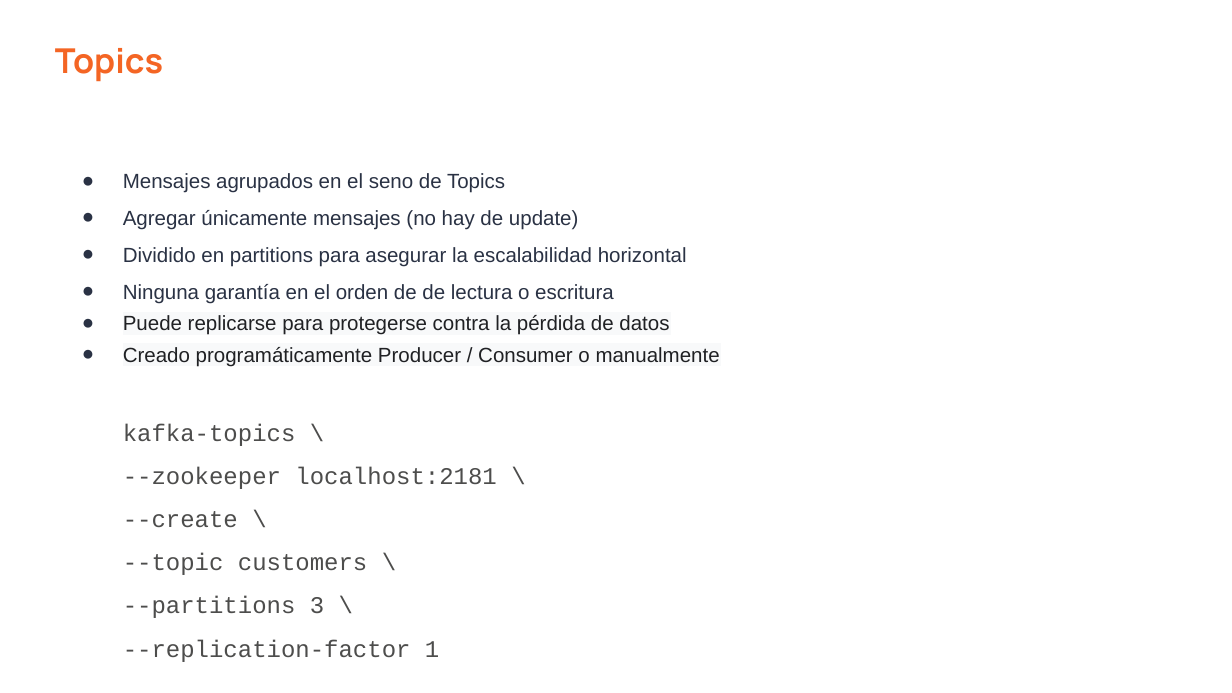
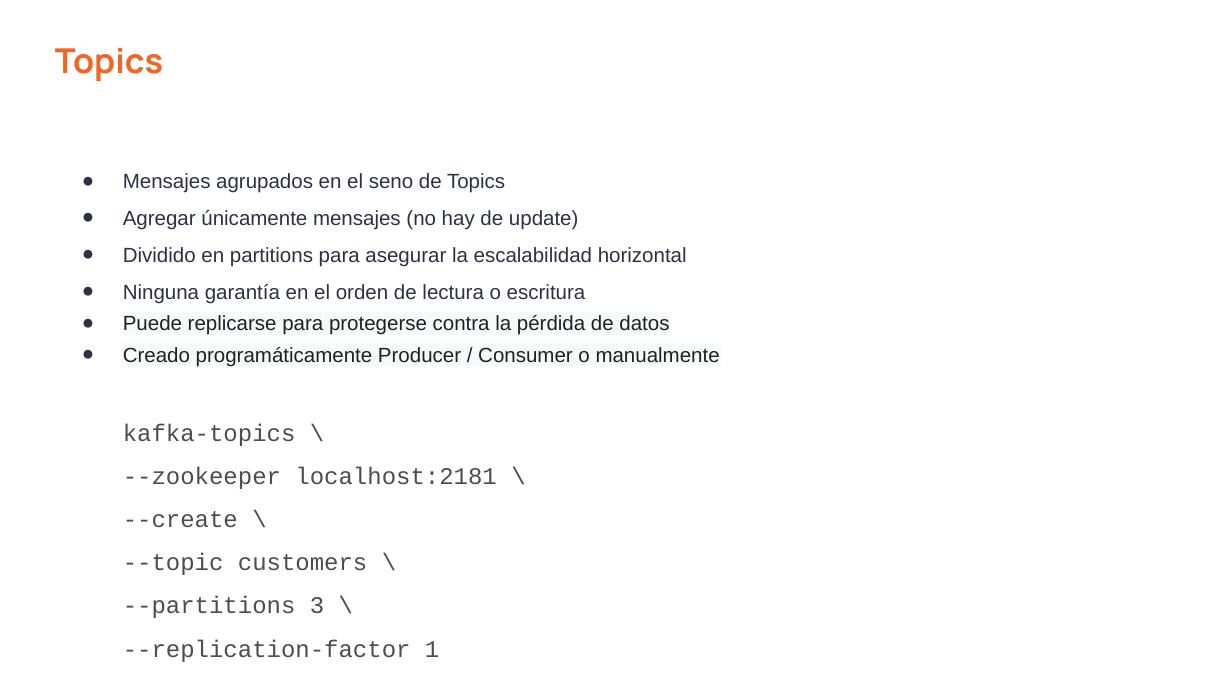
Before and after one commit to vass-engineering/101-kafka, a slide deck: slide 6 of docs/KafkaClients-Producer-Consumer.pptx. Drawn at 1232x693 pixels with LibreOffice and Linux fonts; fonts in the diff are those of the drawing. Boxes give left, top, right and bottom in pixels: in the first picture for what was removed or moved away, otherwise in the second. Text is boxed around its words. In the diff, an @@ line names an element or a change of style, - is before the commit and + after.

```diff
--- a/docs/KafkaClients-Producer-Consumer.pptx
+++ b/docs/KafkaClients-Producer-Consumer.pptx
@@ text at [123,284,586,303]: text changed @@
-● Ninguna garantía en el orden de de lectura o escritura
+● Ninguna garantía en el orden de lectura o escritura
```
Also in this commit, not shown: 1 slide added, 1 slide removed.
